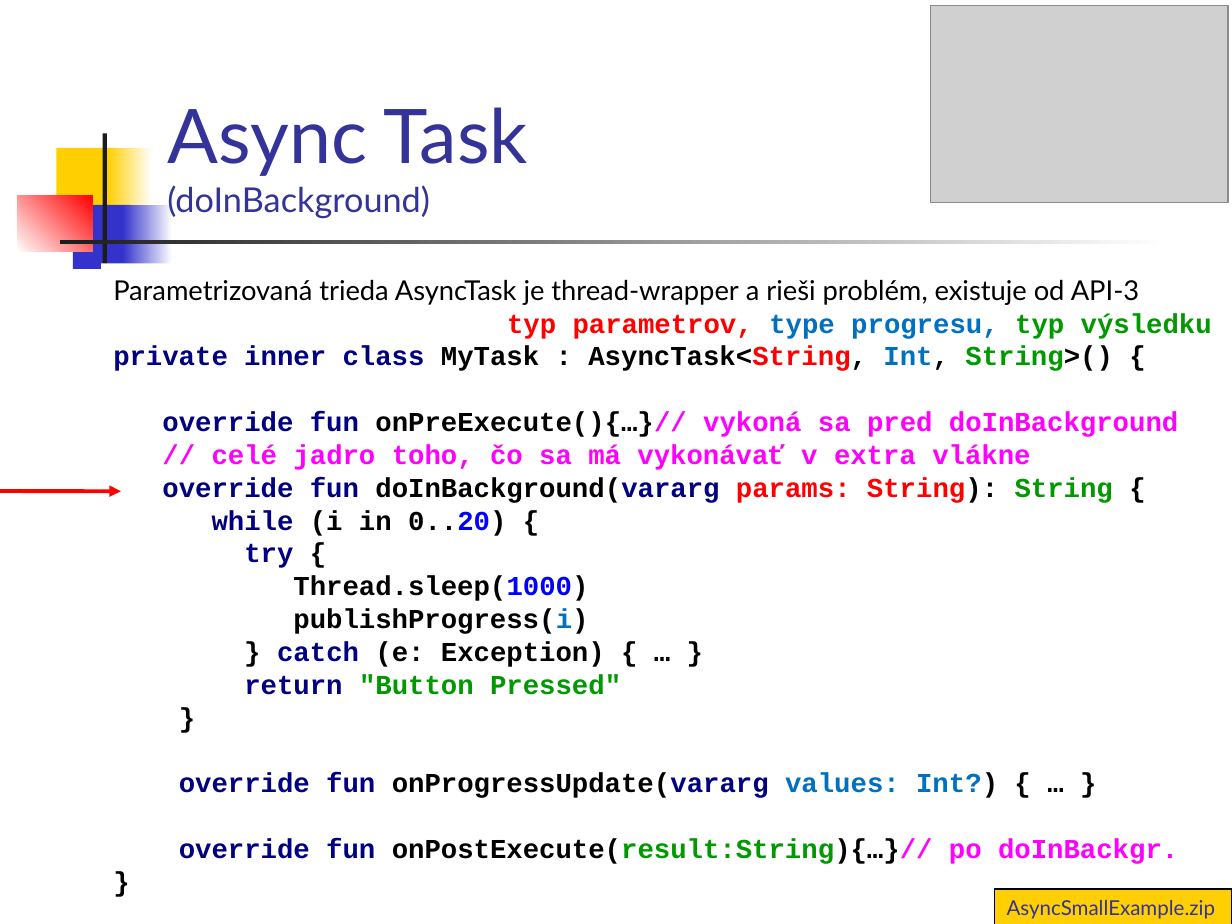
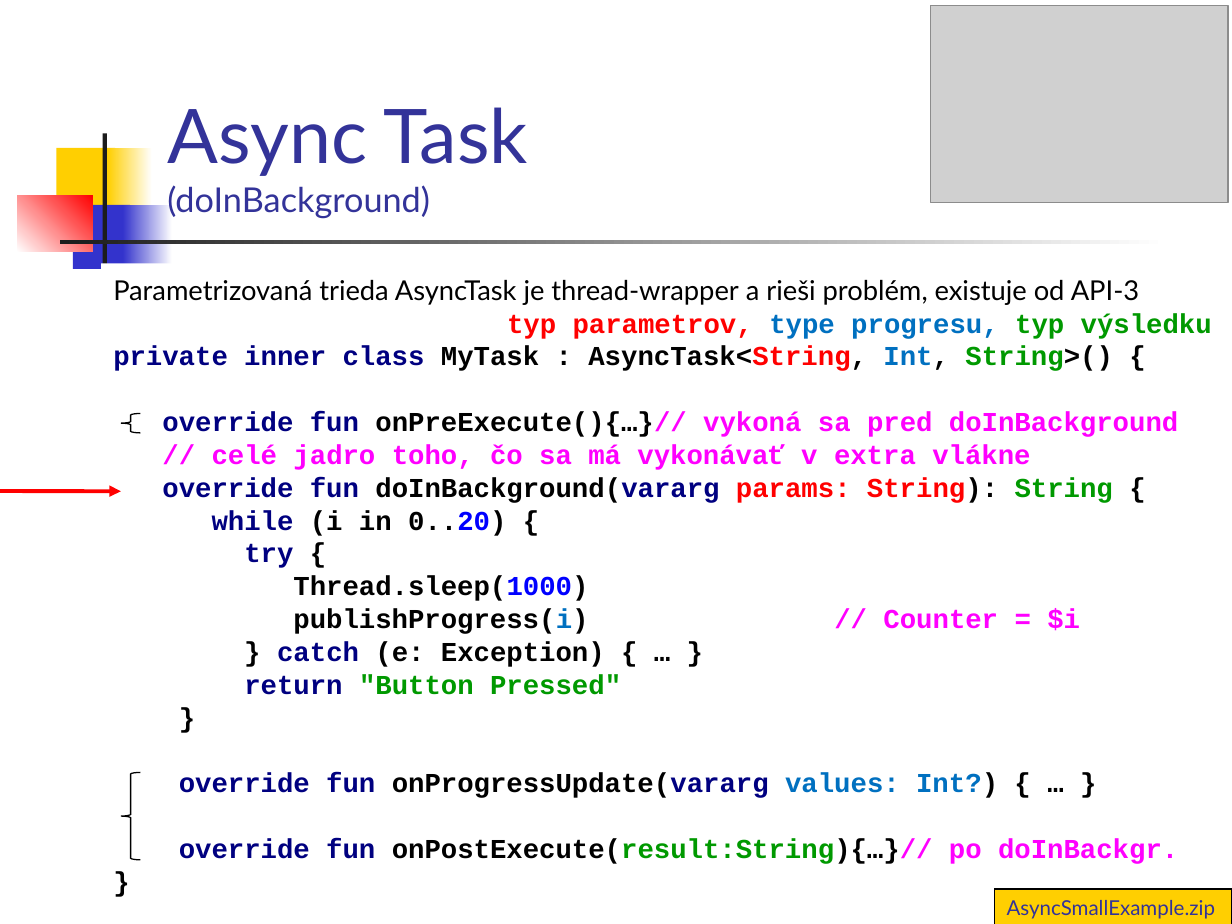
Before and after one commit to vmandro/Prednasky, a slide deck: slide 12 of 10/10A_Android.ppt. Drawn at 1232x924 pixels with LibreOffice and Linux fonts; fonts in the diff are those of the drawing; grey boxes stand for pictures. Boxes give left, top, right and bottom in pixels: in the first picture for what was removed or moved away, otherwise in the second. Text is boxed around its words. In the diff, an @@ line names an element or a change of style, - is before the commit and + after.

```diff
--- a/10/10A_Android.ppt
+++ b/10/10A_Android.ppt
@@ freeform shape added at (121, 414, 140, 434), outline #000000 0.74 pt @@
@@ text at (162, 412, 1178, 864): text changed @@
-override fun onPreExecute(){…}// vykoná sa pred doInBackground
-// celé jadro toho, čo sa má vykonávať v extra vlákne
-override fun doInBackground(vararg params: String): String {
-while (i in 0..20) {
-try {
-Thread.sleep(1000)
-publishProgress(i)
-} catch (e: Exception) { … }
-return "Button Pressed"
-}
-override fun onProgressUpdate(vararg values: Int?) { … }
-override fun onPostExecute(result:String){…}// po doInBackgr.
-}
+override fun onPreExecute(){…}// vykoná sa pred doInBackground
+// celé jadro toho, čo sa má vykonávať v extra vlákne
+override fun doInBackground(vararg params: String): String {
+while (i in 0..20) {
+try {
+Thread.sleep(1000)
+publishProgress(i) // Counter = $i
+} catch (e: Exception) { … }
+return "Button Pressed"
+}
+override fun onProgressUpdate(vararg values: Int?) { … }
+override fun onPostExecute(result:String){…}// po doInBackgr.
+}
@@ freeform shape added at (121, 772, 140, 860), outline #000000 0.74 pt @@
```
Also in this commit, not shown: 19 other slides changed, 1 slide added, 1 other file.
